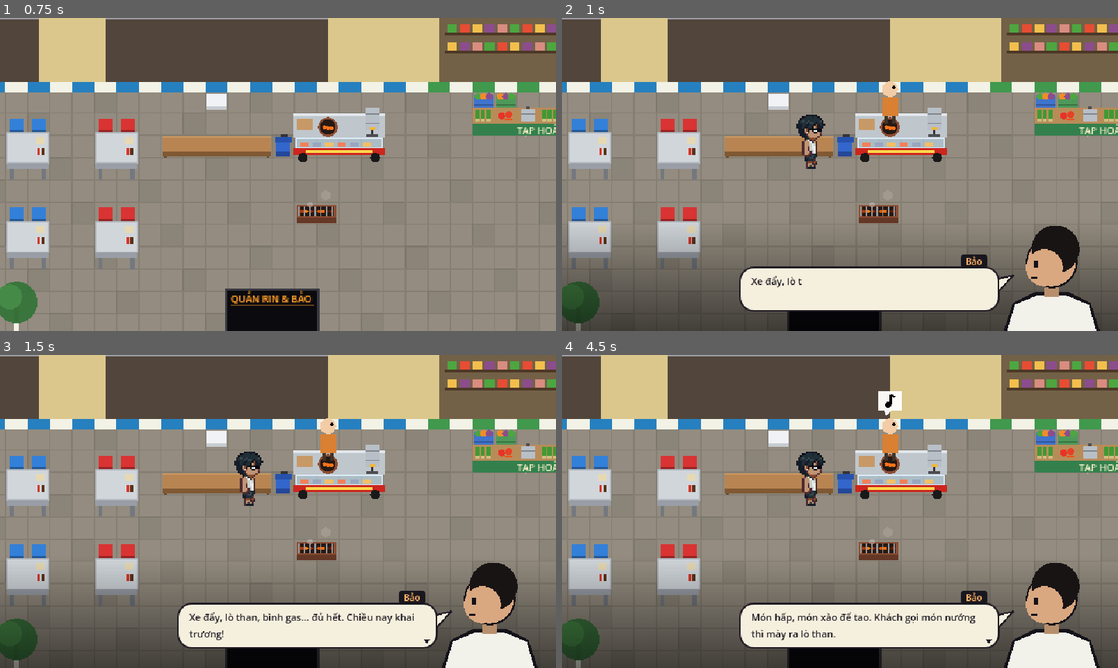
Above: before the commit, frames 1-4 (two rows, left to right).
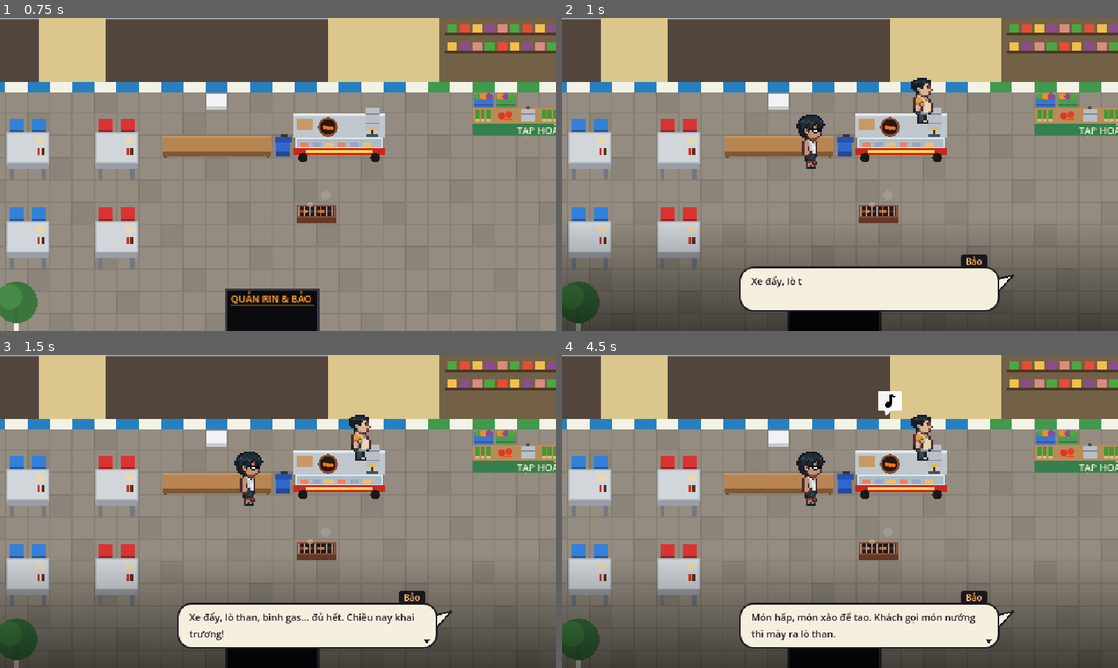
Above: after the commit, the same moments.

Repository: Th1nh2411/tide-then-table
Game: Godot game, scene res://scenes/restaurant/restaurant_scene.tscn
The game is run twice, just before and just after one commit, with the same random seed, the same clock (stepped at 60 frames per second) and the same inputs. This scene is started directly instead of the project's main scene.
Inputs (mouse positions are in pixels of both pictures, inside the frame that each line leads up to):
- Up to frame 1 (0.75 s): tap Enter at 0.5 s; move the mouse to (400, 158) at 0.52 s; hold D (turn_right) from 0.53 s (still down); hold Space (cast) from 0.53 s (still down); click (400, 158) at 0.67 s
- Up to frame 2 (1 s): keep holding D (turn_right); keep holding Space (cast)
- Up to frame 3 (1.5 s): release D (turn_right) at 1.25 s; release Space (cast) at 1.25 s; drag from (166, 527) to (250, 574) at 1.27 s
- Up to frame 4 (4.5 s): tap Enter at 2, 3.5 s; move the mouse to (895, 442) at 2.02 s; hold D (turn_right) 2.03-2.75 s; hold Q (drop_net) 2.03-2.75 s; tap Space (cast) at 2.75, 4.25 s; drag from (812, 574) to (673, 464) at 2.77 s; move the mouse to (1006, 558) at 3.52 s; hold A (turn_left) 3.53-4.25 s; hold Tab (open_hold) 3.53-4.25 s; drag from (673, 464) to (756, 433) at 4.27 s

Frame 1 is identical in both runs. In frame 2, 4.0% of the frame differs, in the area x 57-97%, y 19-100%; in frame 3, 4.0%; in frame 4, 4.0%.

Commit message:
art: Bảo portrait and walk/busy sheet (no chef hat, hand-drawn eyes with whites); Rin walk sheet rebuilt by hand, portrait tweaks, rin_ngac_nhien

Diff:
--- a/scenes/restaurant/chef_bao.gd
+++ b/scenes/restaurant/chef_bao.gd
@@ -38,7 +38,7 @@
 func _ready() -> void:
 	body_color = Color(0.85, 0.5, 0.2)
 	apron = true
-	hat = true
+	hat = false
 	label = display_name
 	facing = Vector2i.DOWN
 
Binary file added: assets/sprites/characters/bao.png
Not shown, added: assets/sprites/characters/bao.png.import
Binary file added: assets/sprites/portraits/bao.png
Not shown, added: assets/sprites/portraits/bao.png.import
Not shown, changed: ART_PLAN.md
Not shown, changed: ASSETS.md
